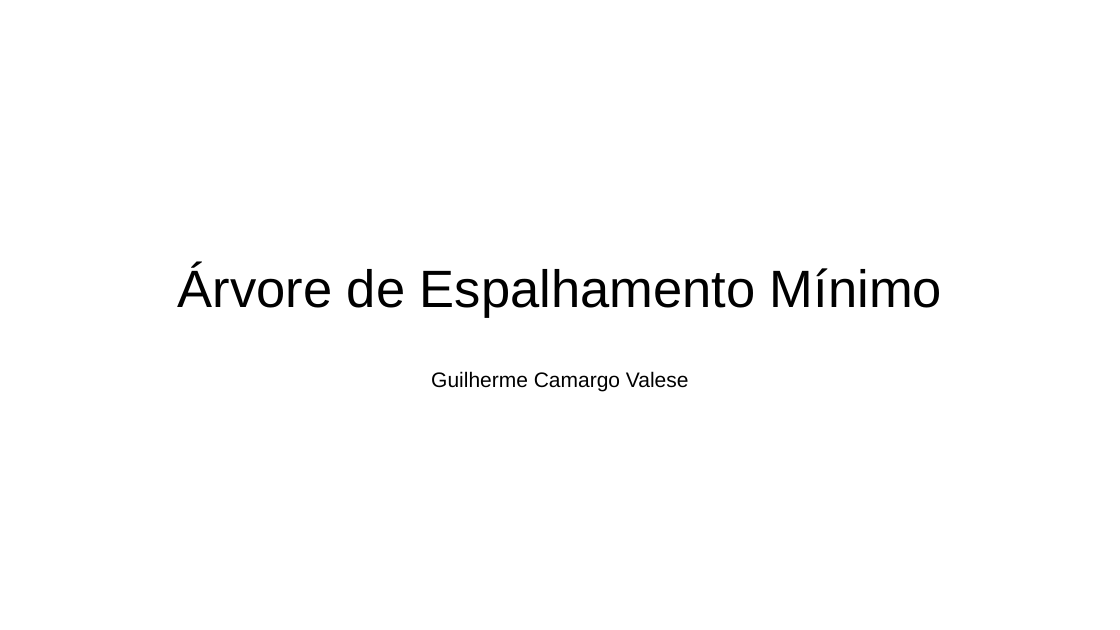
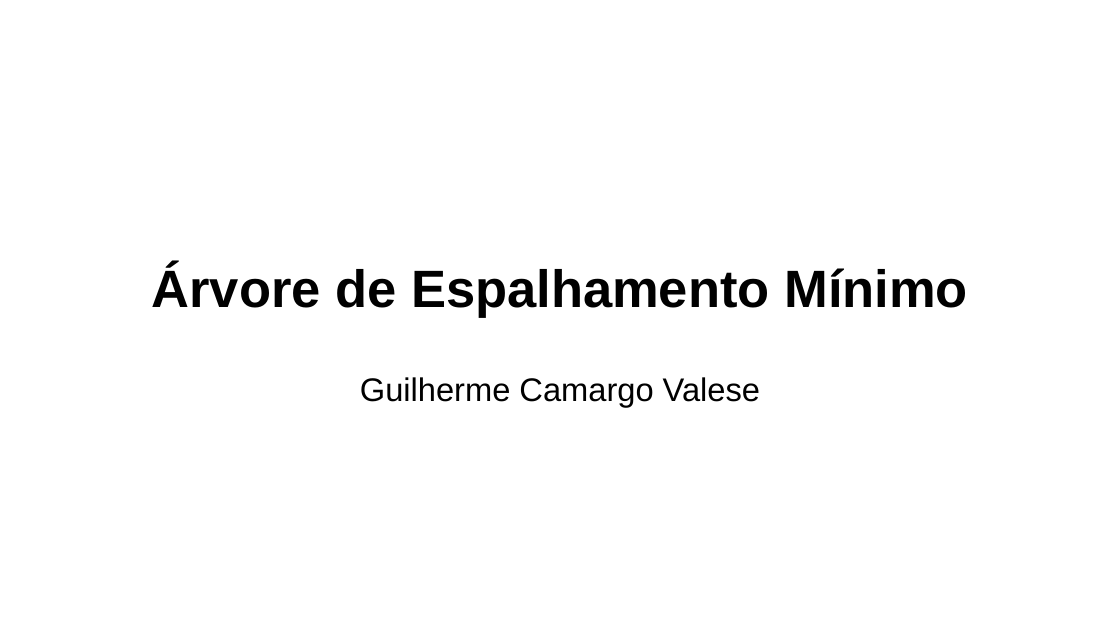
Before and after one commit to guilhermecv/proj_final_prg22015, a slide deck: slide 1 of Árvore de Espalhamento Mínimo.pptx. Drawn at 1120x630 pixels with LibreOffice and Linux fonts; fonts in the diff are those of the drawing. Boxes give left, top, right and bottom in pixels: in the first picture for what was removed or moved away, otherwise in the second. Text is boxed around its words. In the diff, an @@ line names an element or a change of style, - is before the commit and + after.

```diff
--- a/Árvore de Espalhamento Mínimo.pptx
+++ b/Árvore de Espalhamento Mínimo.pptx
@@ title "Árvore de Espalhamento Mínimo" at (152,265,968,318): bold on @@
@@ subtitle "Guilherme Camargo Valese" at (360,377,760,407): size 18 to 28 pt; more space between paragraphs @@
```
Also in this commit, not shown: 1 other slide changed, 15 other files.
